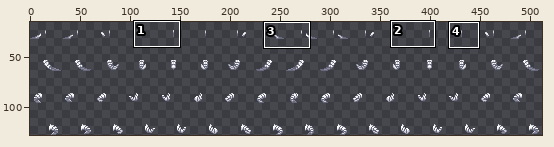
A sprite sheet gets an edit: Resources/Textures/Mobs/Customization/reptilian_parts.rsi/tail_dtiger_wagging.png. Above, an overview of the earlier version with the close-up marked.
Close-up. First the earlier version:
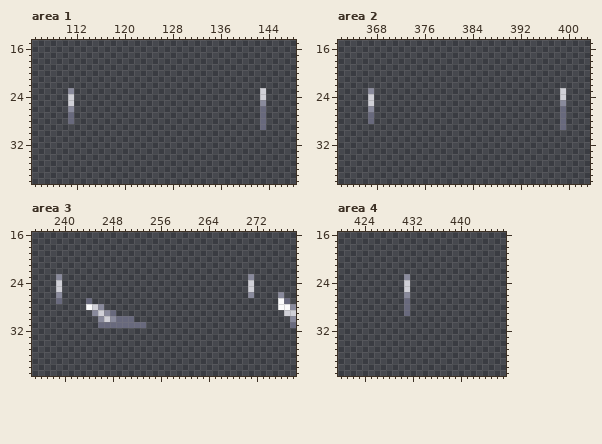
The file is 512x128 pixels. Colours within 5 levels of each other are drawn and written as one. Shown: area 1: x 105..148, y 15..38; area 2: x 362..403, y 15..38; area 3: x 235..278, y 16..39; area 4: x 420..447, y 16..39. The wide view leaves out empty margins. The commit also changed other parts of the picture, which this record leaves out.
Now the later version:
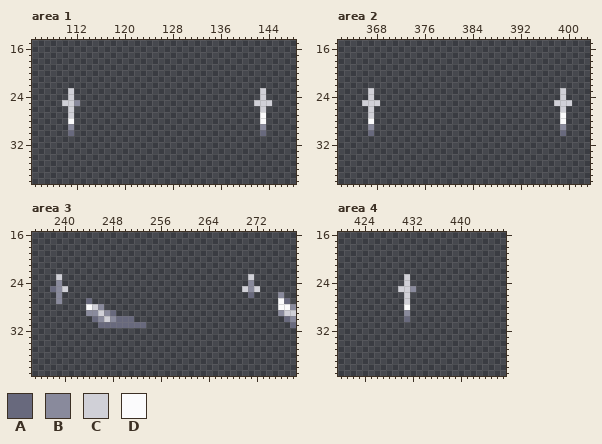
Palette (. is transparent): A #68697d  B #898a9c  C #d0d0d7  D #fbfbfc
Difference:
{"where": "area 1"}
{"y":23,"x":111,"old":"B","new":"C"}
{"y":25,"x":110,"old":".","new":"C"}
{"y":25,"x":112,"old":".","new":"B"}
{"y":25,"x":142,"old":".B.","new":"CCC"}
{"y":26,"x":111,"old":"B","new":"C"}
{"y":26,"x":143,"old":"A","new":"C"}
{"y":27,"x":111,"old":"A","new":"C"}
{"y":27,"x":143,"old":"A","new":"D"}
{"y":28,"x":111,"old":"A","new":"D"}
{"y":28,"x":143,"old":"A","new":"D"}
{"y":29,"x":111,"old":".","new":"B"}
{"y":29,"x":143,"old":"A","new":"B"}
{"y":30,"x":111,"old":".","new":"A"}
{"y":30,"x":143,"old":".","new":"A"}
{"where": "area 2"}
{"y":23,"x":367,"old":"B","new":"C"}
{"y":25,"x":366,"old":".","new":"C"}
{"y":25,"x":368,"old":".","new":"C"}
{"y":25,"x":398,"old":".B.","new":"CCC"}
{"y":26,"x":367,"old":"B","new":"C"}
{"y":26,"x":399,"old":"A","new":"C"}
{"y":27,"x":367,"old":"A","new":"C"}
{"y":27,"x":399,"old":"A","new":"D"}
{"y":28,"x":367,"old":"A","new":"D"}
{"y":28,"x":399,"old":"A","new":"D"}
{"y":29,"x":367,"old":".","new":"B"}
{"y":29,"x":399,"old":"A","new":"B"}
{"y":30,"x":367,"old":".","new":"A"}
{"y":30,"x":399,"old":".","new":"A"}
{"where": "area 3"}
{"y":23,"x":239,"old":"B","new":"C"}
{"y":23,"x":271,"old":"B","new":"C"}
{"y":24,"x":239,"old":"C","new":"B"}
{"y":24,"x":271,"old":"C","new":"B"}
{"y":25,"x":238,"old":".C.","new":"ABC"}
{"y":25,"x":270,"old":".C.","new":"CBC"}
{"y":26,"x":271,"old":"B","new":"A"}
{"y":27,"x":239,"old":"A","new":"B"}
{"y":29,"x":244,"old":".","new":"B"}
{"y":29,"x":276,"old":".","new":"B"}
{"y":30,"x":245,"old":".","new":"A"}
{"y":30,"x":277,"old":".","new":"A"}
{"where": "area 4"}
{"y":23,"x":431,"old":"B","new":"C"}
{"y":25,"x":430,"old":".","new":"C"}
{"y":25,"x":432,"old":".","new":"B"}
{"y":26,"x":431,"old":"B","new":"C"}
{"y":27,"x":431,"old":"A","new":"C"}
{"y":28,"x":431,"old":"A","new":"D"}
{"y":29,"x":431,"old":"A","new":"B"}
{"y":30,"x":431,"old":".","new":"A"}
